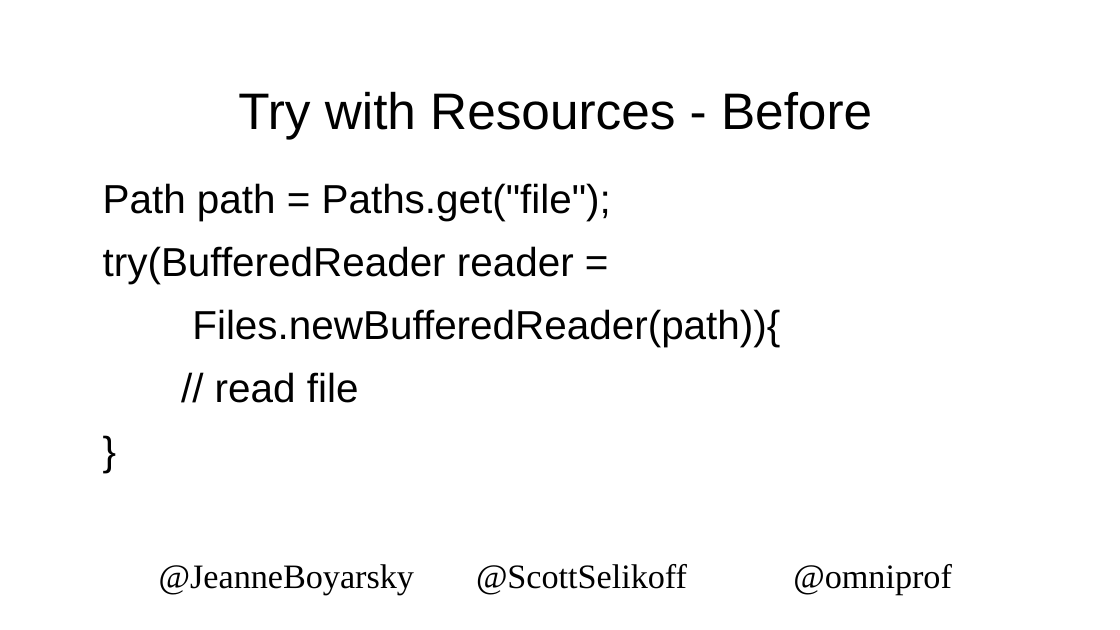
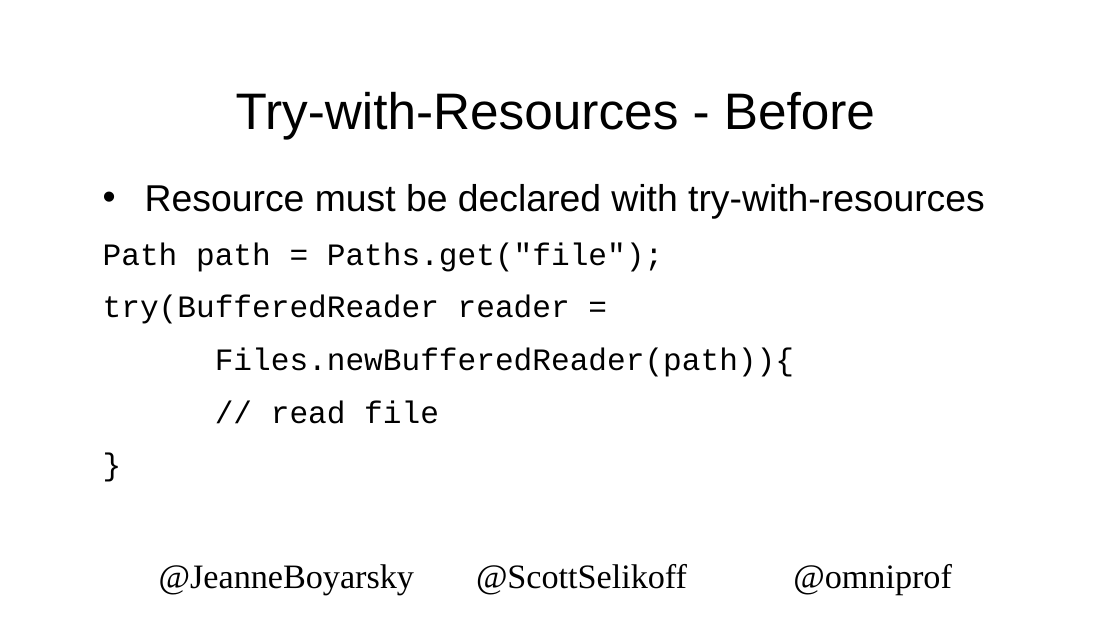
Before and after one commit to boyarsky/2019-oraclecodeone-cert-hol, a slide deck: slide 33 of 2019-OracleCodeOne-HOL.pptx (slide 32 before the commit). Drawn at 1120x630 pixels with LibreOffice and Linux fonts; fonts in the diff are those of the drawing; background and template pictures are left out. Boxes give left, top, right and bottom in pixels: in the first picture for what was removed or moved away, otherwise in the second. Text is boxed around its words. In the diff, an @@ line names an element or a change of style, - is before the commit and + after.

```diff
--- a/2019-OracleCodeOne-HOL.pptx
+++ b/2019-OracleCodeOne-HOL.pptx
@@ title at (x1=236, y1=91, x2=875, y2=139): text changed @@
-Try with Resources - Before
+Try-with-Resources - Before
@@ text at (x1=145, y1=184, x2=985, y2=218): paragraph added @@
+• Resource must be declared with try-with-resources
@@ text at (x1=103, y1=242, x2=794, y2=424): size 26 to 20 pt, font Arial to Courier New in "Path path = Paths.get("file");", "try(BufferedReader reader =", "Files.newBufferedReader(path)){", "// read file" and 1 more places @@
```
Also in this commit, not shown: 33 other slides changed, 1 slide added, 1 other file.
